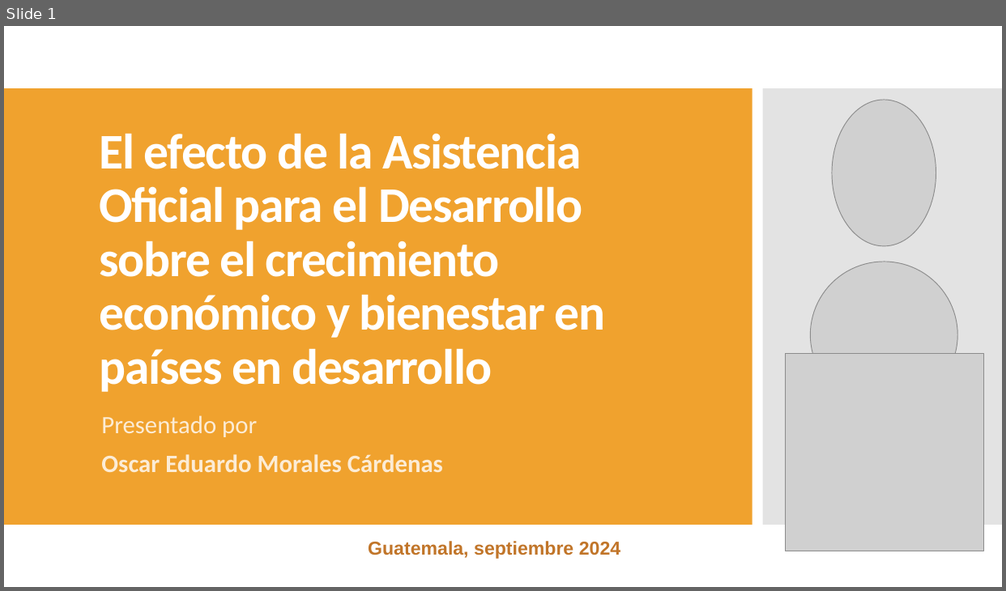
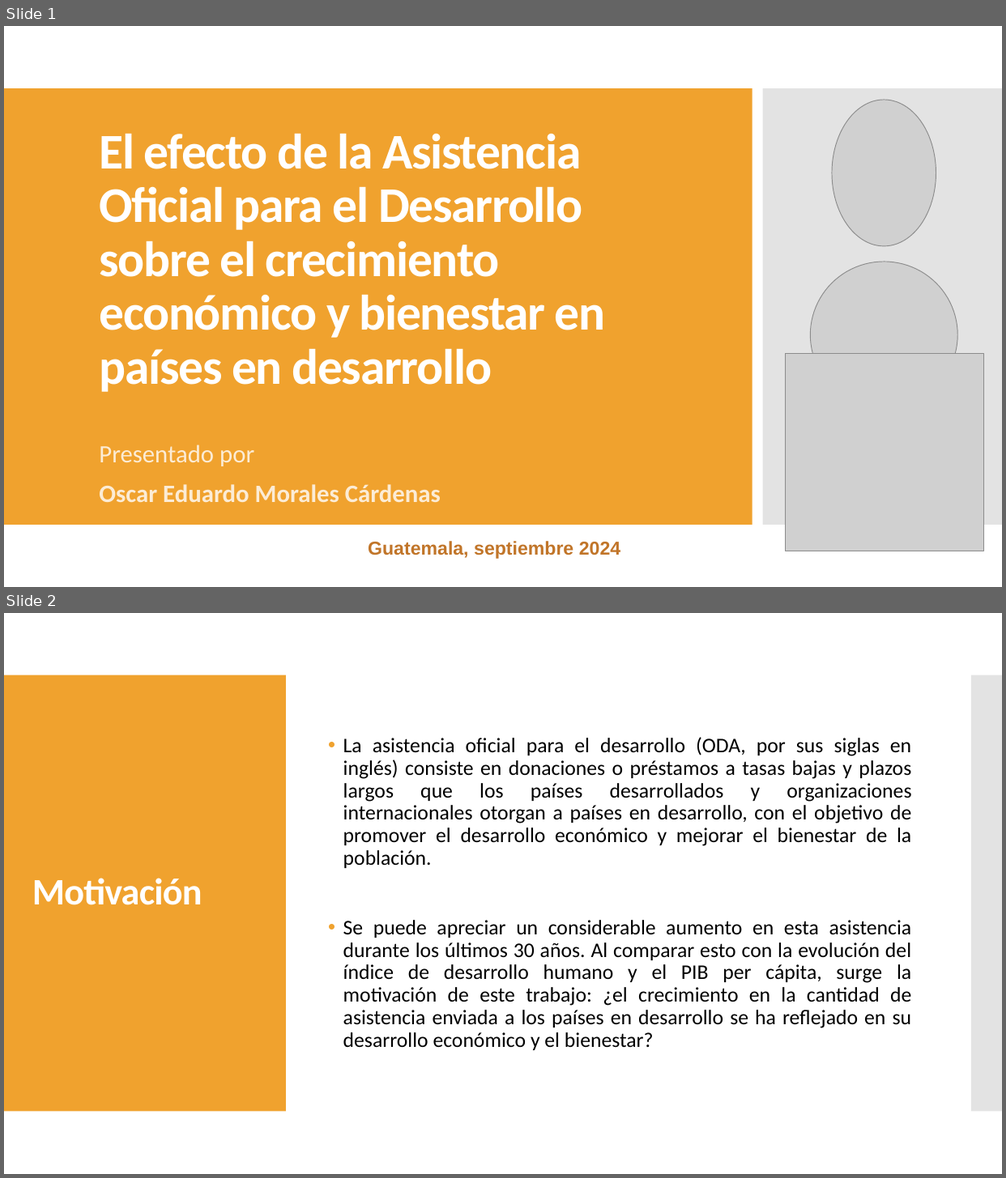
Before and after one commit to oemc/PES_research, a slide deck: Trabajo final/El efecto de la Asistencia Oficial para el desarrollo.pptx. Shown one above the other, each under a label of ours: slide 1 before the commit, slides 1 and 2 after it. The pictures are 1006x591 and 1006x1178 pixels, drawn with LibreOffice and Linux fonts; fonts in the diff are those of the drawing; grey boxes stand for pictures. Boxes give left, top, right and bottom in pixels: in the first picture for what was removed or moved away, otherwise in the second. Text is boxed around its words. In the diff, an @@ line names an element or a change of style, - is before the commit and + after.

Commit message:
trabajo completado

```diff
--- a/Trabajo final/El efecto de la Asistencia Oficial para el desarrollo.pptx
+++ b/Trabajo final/El efecto de la Asistencia Oficial para el desarrollo.pptx
@@ slide 2 added at <box>4,613,1002,1174</box>, background #FFFFFF @@
@@ rectangle added at <box>4,675,286,1112</box>, fill #F0A22E @@
@@ rectangle added at <box>971,675,1002,1112</box>, fill #C8C8C8 at 50% opacity @@
@@ text added at <box>343,737,912,1050</box>, 20 pt, text #000000 @@
+• La asistencia oficial para el desarrollo (ODA, por sus siglas en inglés) consiste en donaciones o préstamos a tasas bajas y plazos largos que los países desarrollados y organizaciones internacionales otorgan a países en desarrollo, con el objetivo de promover el desarrollo económico y mejorar el bienestar de la población.
+• Se puede apreciar un considerable aumento en esta asistencia durante los últimos 30 años. Al comparar esto con la evolución del índice de desarrollo humano y el PIB per cápita, surge la motivación de este trabajo: ¿el crecimiento en la cantidad de asistencia enviada a los países en desarrollo se ha reflejado en su desarrollo económico y el bienestar?
@@ title added at <box>32,878,202,905</box>, 36 pt, text #FFFFFF, bold @@
+Motivación
@@ slide 1 changed as well @@
@@ subtitle "Presentado por": place and size @@
-subtitle "Presentado por" at <box>101,416,443,472</box>
+subtitle "Presentado por" at <box>99,445,441,502</box>
```
Also in this commit, not shown: 5 other slides changed, 11 other slides added, 2 slides removed, 11 other files.
